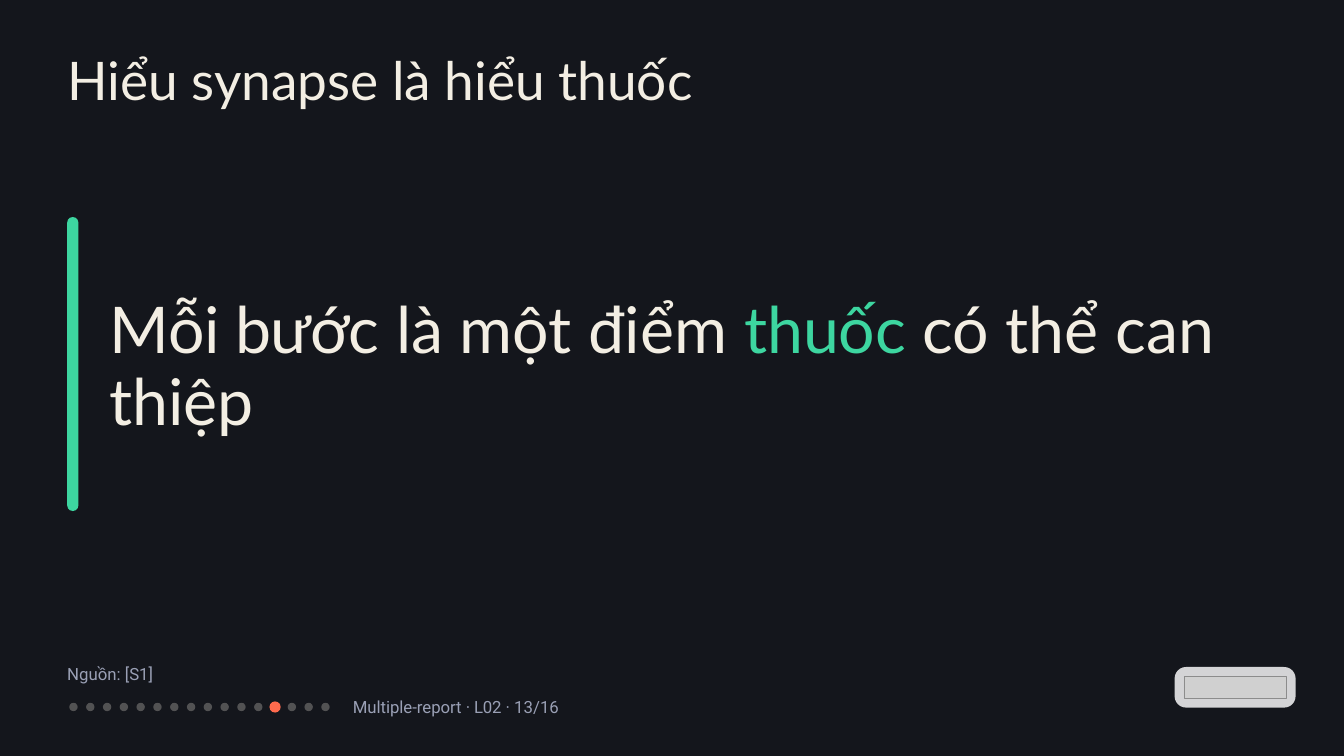
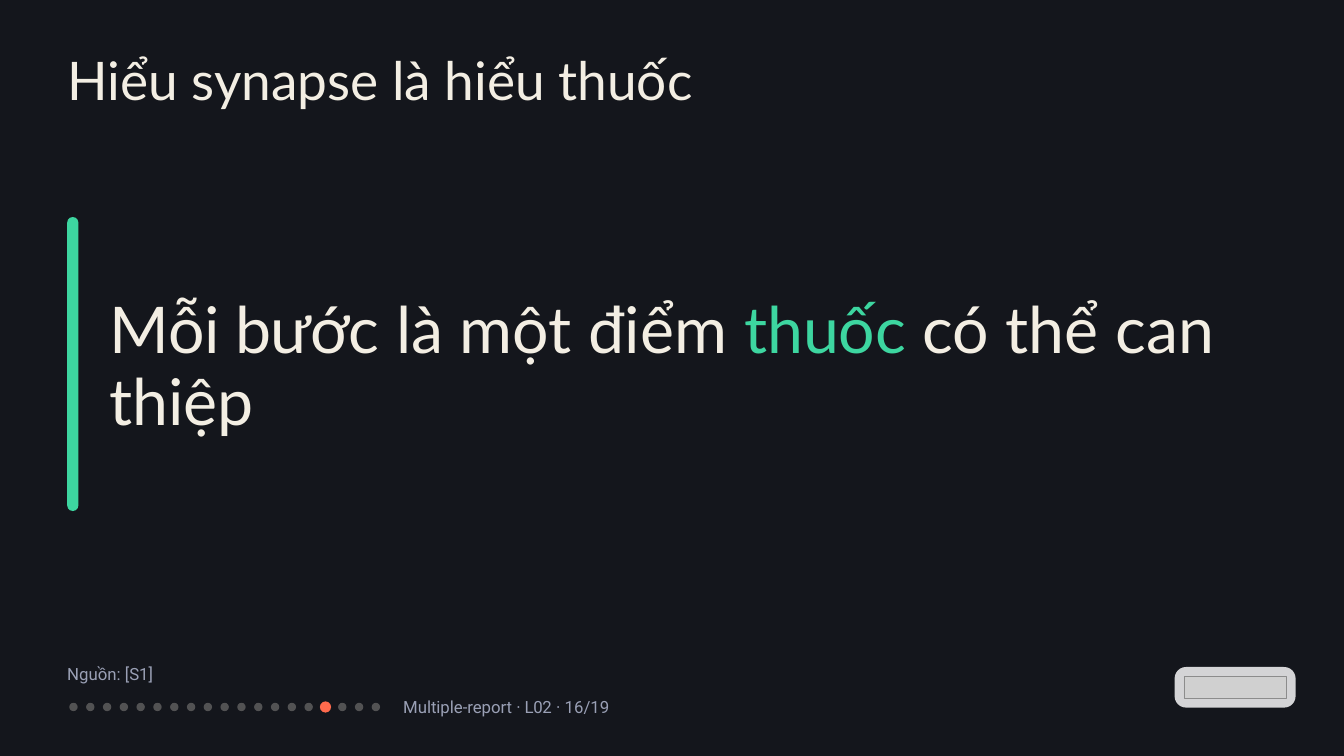
Before and after one commit to vohoailinh90/Multiple-report, a slide deck: slide 16 of lessons/L02/L02.pptx (slide 13 before the commit). Drawn at 1344x756 pixels with LibreOffice and Linux fonts; fonts in the diff are those of the drawing; grey boxes stand for pictures. Boxes give left, top, right and bottom in pixels: in the first picture for what was removed or moved away, otherwise in the second. Text is boxed around its words. In the diff, an @@ line names an element or a change of style, - is before the commit and + after.

```diff
--- a/lessons/L02/L02.pptx
+++ b/lessons/L02/L02.pptx
@@ ellipse at (x1=271, y1=703, x2=279, y2=711): fill #FF6A4D to #F3EEE3 at 28% opacity @@
@@ ellipse at (x1=320, y1=702, x2=331, y2=713): fill #F3EEE3 at 28% opacity to #FF6A4D @@
@@ ellipse added at (x1=338, y1=703, x2=346, y2=711), fill #F3EEE3 at 28% opacity @@
@@ ellipse added at (x1=355, y1=703, x2=363, y2=711), fill #F3EEE3 at 28% opacity @@
@@ ellipse added at (x1=372, y1=703, x2=380, y2=711), fill #F3EEE3 at 28% opacity @@
@@ text at (x1=403, y1=700, x2=610, y2=717): text changed @@
-Multiple-report · L02 · 13/16
+Multiple-report · L02 · 16/19
```
Also in this commit, not shown: 15 other slides changed, 3 slides added, 43 other files.
